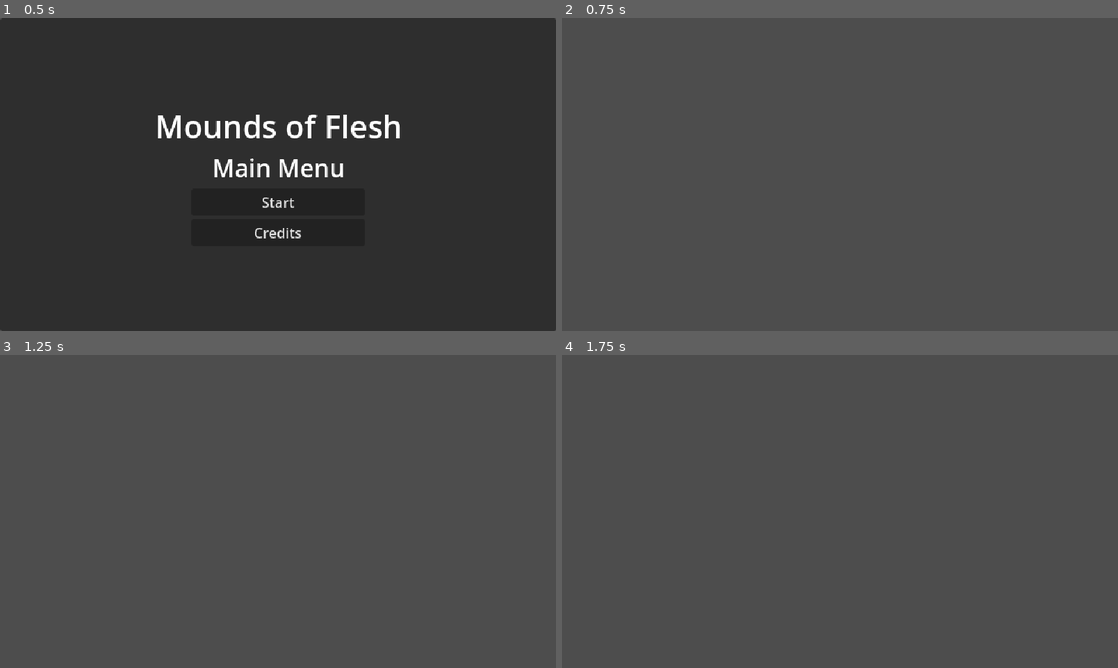
Above: before the commit, frames 1-4 (two rows, left to right).
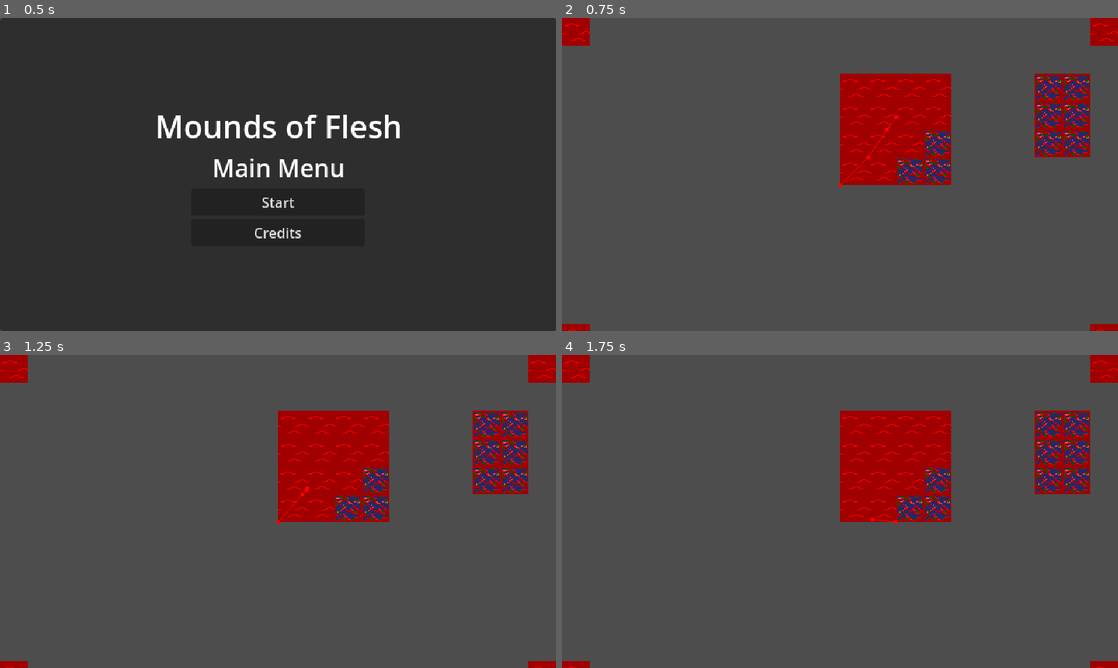
Above: after the commit, the same moments.

Repository: Burger-Bois/LD54-Godot-Team
Game: Godot game, scene res://scenes/main.tscn
The game is run twice, just before and just after one commit, with the same random seed, the same clock (stepped at 60 frames per second) and the same inputs.
Inputs:
- Up to frame 1 (0.5 s): no input
- Up to frame 2 (0.75 s): click "Start" at 0.5 s
- Up to frame 3 (1.25 s): no input
- Up to frame 4 (1.75 s): tap Enter at 1.25 s; hold D (right) from 1.28 s (still down)

Frame 1 is identical in both runs. In frame 2, 11% of the frame differs, in the area x 0-100%, y 0-100%; in frame 3, 11%; in frame 4, 11%.

Commit message:
added obsticles

Diff:
--- a/scenes/enemy.tscn
+++ b/scenes/enemy.tscn
@@ -5,12 +5,21 @@
 [sub_resource type="CircleShape2D" id="CircleShape2D_1rnnr"]
 
 [node name="enemy" type="CharacterBody2D"]
+collision_layer = 2
+collision_mask = 3
 motion_mode = 1
+wall_min_slide_angle = 0.0
 script = ExtResource("1_pfhrn")
 speed = 200
 
 [node name="NavigationAgent2D" type="NavigationAgent2D" parent="."]
+navigation_layers = 3
 avoidance_enabled = true
+neighbor_distance = 20.0
+time_horizon_obstacles = 1.0
+avoidance_layers = 3
+avoidance_mask = 3
+debug_enabled = true
 
 [node name="CollisionShape2D" type="CollisionShape2D" parent="."]
 shape = SubResource("CircleShape2D_1rnnr")
--- a/scenes/level.tscn
+++ b/scenes/level.tscn
@@ -1,3 +1,71 @@
-[gd_scene format=3 uid="uid://coqgvdkqrbi4x"]
+[gd_scene load_steps=11 format=3 uid="uid://coqgvdkqrbi4x"]
+
+[ext_resource type="Texture2D" uid="uid://cbyb6qadtydrw" path="res://assets/water.png" id="1_x14sm"]
+[ext_resource type="Texture2D" uid="uid://dmuw3g0713wa0" path="res://assets/island.png" id="2_a3ue1"]
+[ext_resource type="PackedScene" uid="uid://cbilrdeoifom8" path="res://scenes/player.tscn" id="3_knnai"]
+[ext_resource type="PackedScene" uid="uid://bb6fupav162eu" path="res://scenes/enemy.tscn" id="4_bv5dq"]
+
+[sub_resource type="NavigationPolygon" id="NavigationPolygon_gmi7p"]
+vertices = PackedVector2Array(-16, -16, 16, -16, 16, 16, -16, 16)
+polygons = Array[PackedInt32Array]([PackedInt32Array(0, 1, 2, 3)])
+outlines = Array[PackedVector2Array]([PackedVector2Array(-16, -16, 16, -16, 16, 16, -16, 16)])
+
+[sub_resource type="TileSetAtlasSource" id="TileSetAtlasSource_21088"]
+texture = ExtResource("1_x14sm")
+texture_region_size = Vector2i(32, 32)
+0:0/0 = 0
+0:0/0/physics_layer_0/linear_velocity = Vector2(0, 0)
+0:0/0/physics_layer_0/angular_velocity = 0.0
+0:0/0/navigation_layer_0/polygon = SubResource("NavigationPolygon_gmi7p")
+
+[sub_resource type="NavigationPolygon" id="NavigationPolygon_a76bw"]
+
+[sub_resource type="TileSetAtlasSource" id="TileSetAtlasSource_o5e31"]
+texture = ExtResource("2_a3ue1")
+texture_region_size = Vector2i(32, 32)
+0:0/0 = 0
+0:0/0/physics_layer_0/linear_velocity = Vector2(0, 0)
+0:0/0/physics_layer_0/angular_velocity = 0.0
+0:0/0/physics_layer_0/polygon_0/points = PackedVector2Array(-16, -16, 16, -16, 16, 16, -16, 16)
+0:0/0/navigation_layer_0/polygon = SubResource("NavigationPolygon_a76bw")
+
+[sub_resource type="TileSet" id="TileSet_58y2h"]
+tile_size = Vector2i(32, 32)
+physics_layer_0/collision_layer = 1
+navigation_layer_0/layers = 1
+sources/0 = SubResource("TileSetAtlasSource_21088")
+sources/1 = SubResource("TileSetAtlasSource_o5e31")
+
+[sub_resource type="RectangleShape2D" id="RectangleShape2D_08nkb"]
 
 [node name="Node2D" type="Node2D"]
+process_mode = 1
+
+[node name="TileMap" type="TileMap" parent="."]
+tile_set = SubResource("TileSet_58y2h")
+cell_quadrant_size = 32
+format = 2
+layer_0/tile_data = PackedInt32Array(0, 0, 0, 720896, 0, 0, 19, 0, 0, 720915, 0, 0, 131084, 0, 0, 196620, 0, 0, 196619, 0, 0, 262155, 0, 0, 131083, 0, 0, 262156, 0, 0, 131089, 1, 0, 196625, 1, 0, 262161, 1, 0, 262162, 1, 0, 196626, 1, 0, 131090, 1, 0, 131082, 0, 0, 196618, 0, 0, 262154, 0, 0, 327690, 0, 0, 327691, 0, 0, 327692, 1, 0, 327693, 1, 0, 262157, 1, 0, 196621, 0, 0, 131085, 0, 0)
+
+[node name="Player" parent="." instance=ExtResource("3_knnai")]
+position = Vector2(303, 206)
+
+[node name="enemy" parent="." node_paths=PackedStringArray("target") instance=ExtResource("4_bv5dq")]
+position = Vector2(391, 104)
+target = NodePath("../Player")
+
+[node name="obsticle" type="Area2D" parent="."]
+position = Vector2(348, 128)
+collision_layer = 3
+collision_mask = 3
+
+[node name="CollisionShape2D" type="CollisionShape2D" parent="obsticle"]
+shape = SubResource("RectangleShape2D_08nkb")
+debug_color = Color(0.419608, 0.0666667, 0.666667, 0.419608)
+metadata/_edit_lock_ = true
+
+[node name="NavigationObstacle2D" type="NavigationObstacle2D" parent="obsticle"]
+radius = 10.0
+vertices = PackedVector2Array(0, -5, -3, -10, 5, -8, 8, 2, 5, 6, -5, 7, -4, -1)
+avoidance_layers = 3
+metadata/_edit_lock_ = true
--- a/scenes/player.tscn
+++ b/scenes/player.tscn
@@ -5,6 +5,8 @@
 [sub_resource type="CircleShape2D" id="CircleShape2D_ljupp"]
 
 [node name="Player" type="CharacterBody2D"]
+collision_layer = 2
+collision_mask = 3
 motion_mode = 1
 script = ExtResource("1_eitml")
 speed = 250
--- a/scripts/enemy.gd
+++ b/scripts/enemy.gd
@@ -7,13 +7,19 @@
 
 @onready var nav: NavigationAgent2D = $NavigationAgent2D
 
+func _ready() -> void:
+	var callable = Callable(self, "move")
+	nav.connect("velocity_computed", callable)
+
 func _physics_process(delta):
 	var direction = Vector3()
 
 	nav.target_position = target.global_position
 
-	direction = nav.get_next_path_position() - global_position
-	direction = direction.normalized()
+	direction = (nav.get_next_path_position() - global_position).normalized()
 
-	velocity = velocity.lerp(direction * speed, accel* delta)
+	nav.velocity = velocity.lerp(direction * speed, accel* delta)
+
+func move(velo: Vector2) -> void:
+	velocity = velo
 	move_and_slide()
Not shown, added: assets/stefan.png.import
